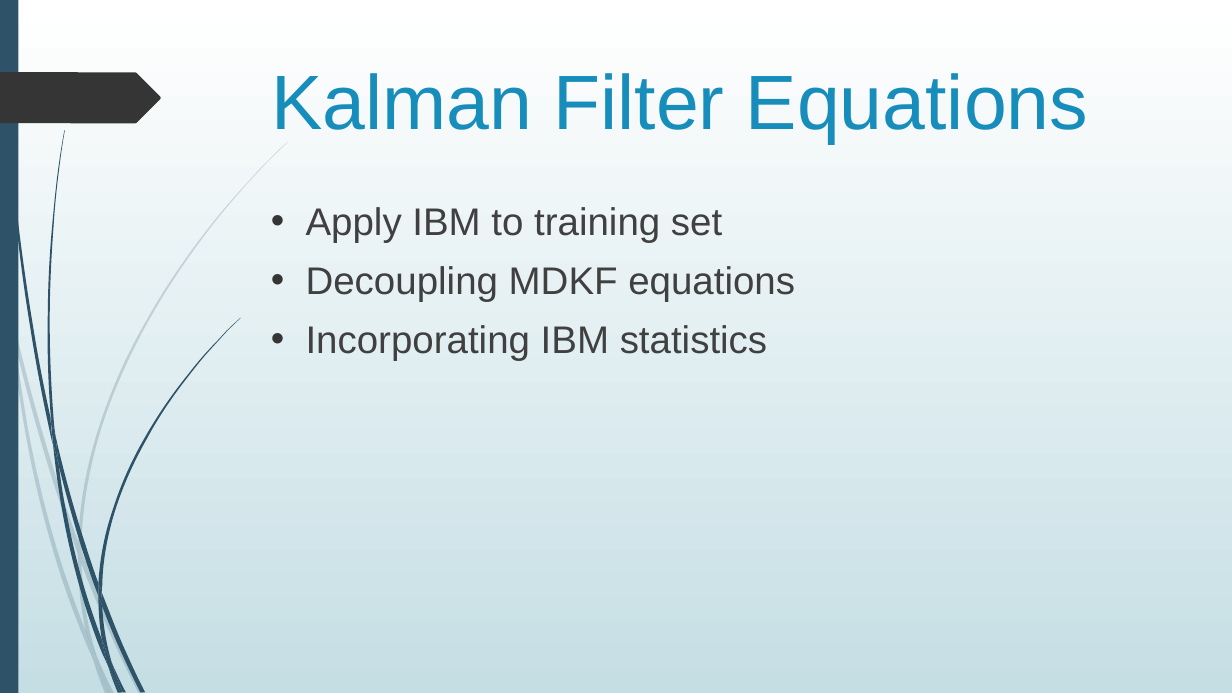
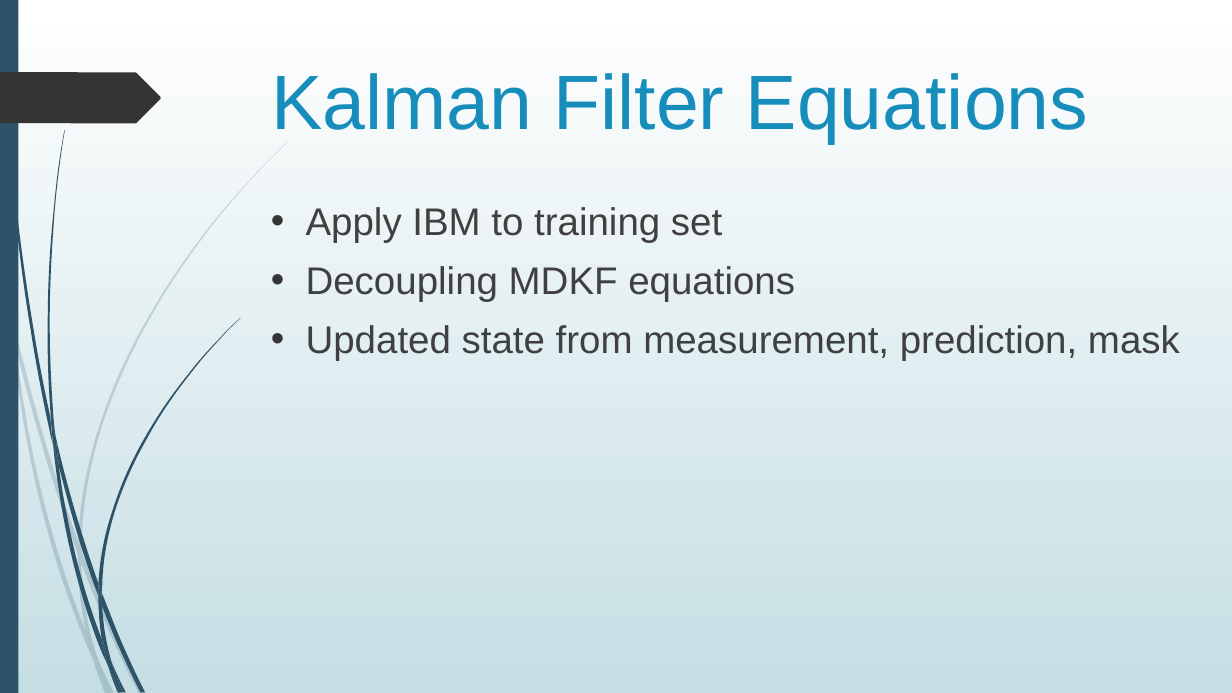
Before and after one commit to jygoh1/FinalYearProject, a slide deck: slide 7 of Presentation/draft_other.pptx (slide 9 before the commit). Drawn at 1232x693 pixels with LibreOffice and Linux fonts; fonts in the diff are those of the drawing. Boxes give left, top, right and bottom in pixels: in the first picture for what was removed or moved away, otherwise in the second. Text is boxed around its words. In the diff, an @@ line names an element or a change of style, - is before the commit and + after.

```diff
--- a/Presentation/draft_other.pptx
+++ b/Presentation/draft_other.pptx
@@ text at [306, 325, 1180, 361]: text changed @@
-• Incorporating IBM statistics
+• Updated state from measurement, prediction, mask
```
Also in this commit, not shown: 13 other slides changed, 4 slides removed, 4 other files.
